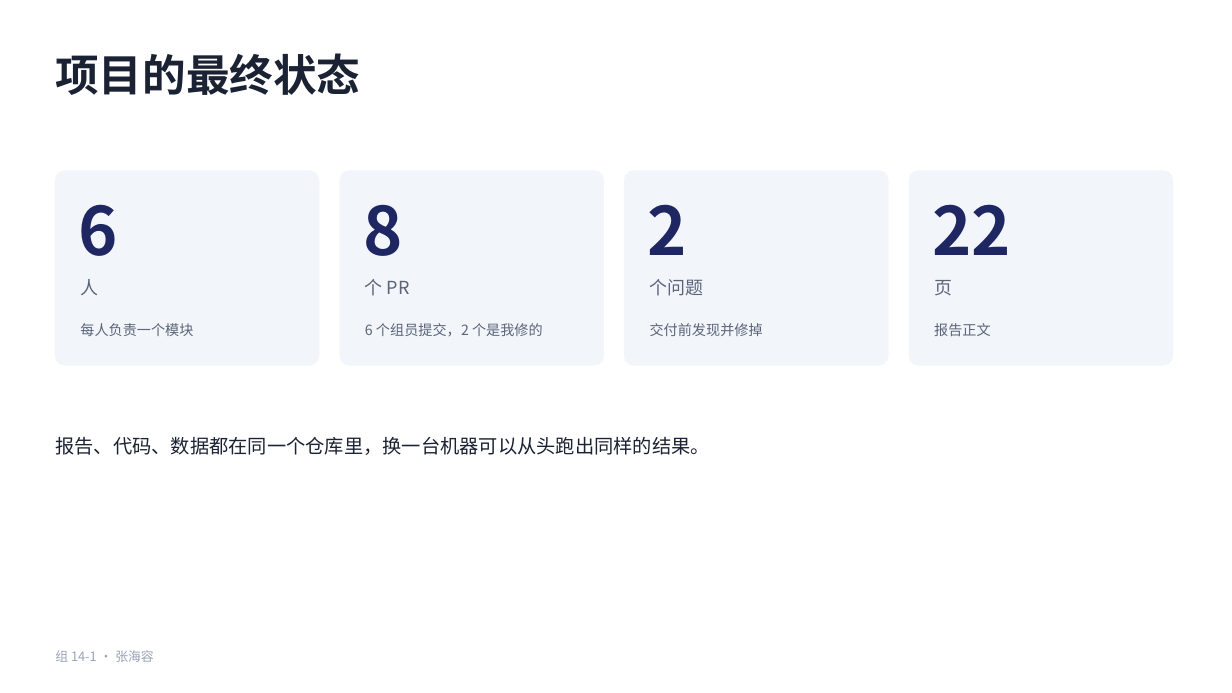
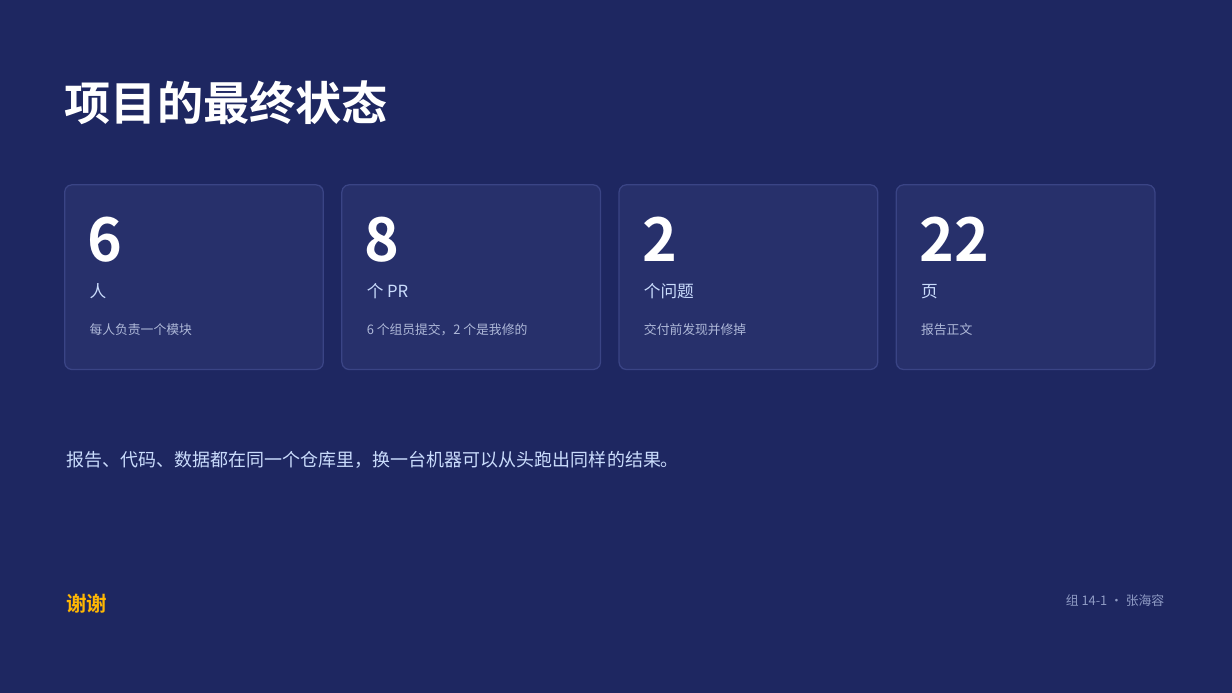
Before and after one commit to HRzhangStat/camera-calibration, a slide deck: slide 11 of 组14-1-组长贡献.pptx (slide 2 before the commit). Drawn at 1232x693 pixels with LibreOffice and Linux fonts; fonts in the diff are those of the drawing. Boxes give left, top, right and bottom in pixels: in the first picture for what was removed or moved away, otherwise in the second. Text is boxed around its words. In the diff, an @@ line names an element or a change of style, - is before the commit and + after.

```diff
--- a/组14-1-组长贡献.pptx
+++ b/组14-1-组长贡献.pptx
@@ background #FFFFFF to #1E2761 @@
@@ text "项目的最终状态": place and size @@
-text "项目的最终状态" at bbox=[55, 53, 360, 95]
+text "项目的最终状态" at bbox=[65, 80, 388, 124]
@@ text "项目的最终状态" at bbox=[65, 80, 388, 124]: size 34 to 36 pt, text colour #1B2233 to #FFFFFF @@
@@ rounded rectangle: place and size @@
-rounded rectangle at bbox=[55, 171, 319, 365]
+rounded rectangle at bbox=[65, 185, 323, 370]
@@ text "6": place and size @@
-text "6" at bbox=[79, 204, 118, 256]
+text "6" at bbox=[88, 216, 123, 262]
@@ rounded rectangle: place and size @@
-rounded rectangle at bbox=[340, 171, 604, 365]
+rounded rectangle at bbox=[342, 185, 601, 370]
@@ text "8": place and size @@
-text "8" at bbox=[363, 204, 402, 256]
+text "8" at bbox=[365, 216, 400, 262]
@@ rounded rectangle: place and size @@
-rounded rectangle at bbox=[625, 171, 888, 365]
+rounded rectangle at bbox=[619, 185, 878, 370]
@@ text "2": place and size @@
-text "2" at bbox=[648, 204, 687, 255]
+text "2" at bbox=[642, 216, 677, 261]
@@ fill #F2F5FA to #27306B; outline #F2F5FA 1 pt to #3A4485 1 pt; proportions changed in 4 elements at bbox=[342, 185, 601, 370], bbox=[65, 185, 323, 370], bbox=[619, 185, 878, 370], bbox=[897, 185, 1155, 370] @@
@@ rounded rectangle: place and size @@
-rounded rectangle at bbox=[909, 171, 1173, 365]
+rounded rectangle at bbox=[897, 185, 1155, 370]
@@ size 52 to 46 pt, text colour #1E2761 to #FFFFFF in 4 elements at bbox=[365, 216, 400, 262], bbox=[642, 216, 677, 261], bbox=[88, 216, 123, 262], bbox=[919, 216, 989, 261] @@
@@ text "22": place and size @@
-text "22" at bbox=[932, 204, 1011, 255]
+text "22" at bbox=[919, 216, 989, 261]
@@ text "人": place and size @@
-text "人" at bbox=[80, 279, 98, 295]
+text "人" at bbox=[90, 283, 107, 298]
@@ size 14 to 13 pt, text colour #5B6478 to #CADCFC in 4 elements at bbox=[367, 283, 408, 298], bbox=[644, 283, 694, 299], bbox=[90, 283, 107, 298], bbox=[921, 284, 938, 298] @@
@@ text "页": place and size @@
-text "页" at bbox=[934, 280, 952, 295]
+text "页" at bbox=[921, 284, 938, 298]
@@ text "每人负责一个模块": place and size @@
-text "每人负责一个模块" at bbox=[80, 323, 193, 336]
+text "每人负责一个模块" at bbox=[90, 323, 192, 335]
@@ size 11 to 10 pt, text colour #5B6478 to #AEB8D8 in 4 elements at bbox=[367, 323, 527, 335], bbox=[90, 323, 192, 335], bbox=[644, 323, 746, 335], bbox=[921, 323, 972, 335] @@
@@ text "报告正文": place and size @@
-text "报告正文" at bbox=[934, 323, 991, 336]
+text "报告正文" at bbox=[921, 323, 972, 335]
@@ text "报告、代码、数据都在同一个仓库里，换一台机器可以从头跑出同样的结果。": place and size @@
-text "报告、代码、数据都在同一个仓库里，换一台机器可以从头跑出同样的结果。" at bbox=[55, 436, 709, 455]
+text "报告、代码、数据都在同一个仓库里，换一台机器可以从头跑出同样的结果。" at bbox=[66, 451, 678, 468]
@@ text "报告、代码、数据都在同一个仓库里，换一台机器可以从头跑出同样的结果。" at bbox=[66, 451, 678, 468]: size 15 to 14 pt, text colour #1B2233 to #CADCFC @@
@@ text added at bbox=[66, 594, 107, 613], 16 pt, text #FFB703, bold @@
+谢谢
@@ text "组 14-1 · 张海容": place and size @@
-text "组 14-1 · 张海容" at bbox=[55, 650, 153, 662]
+text "组 14-1 · 张海容" at bbox=[1066, 594, 1164, 606]
@@ text "组 14-1 · 张海容" at bbox=[1066, 594, 1164, 606]: text colour #9AA3B8 to #8F9BC4; alignment left to right @@
```
Also in this commit, not shown: 1 other slide changed, 1 slide added.
